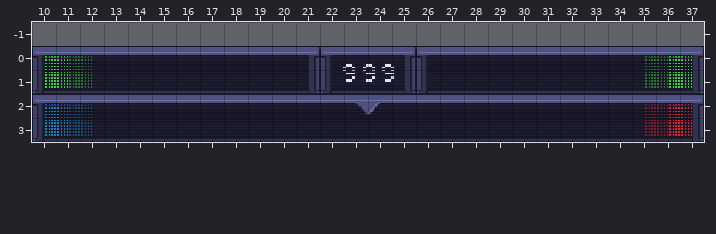
An edit to a level. Tiled map, assets/hud2.tmx. That is the earlier state.
Cells are 16x16 px. Shown: x 10..37, y -1..3.
After the commit:
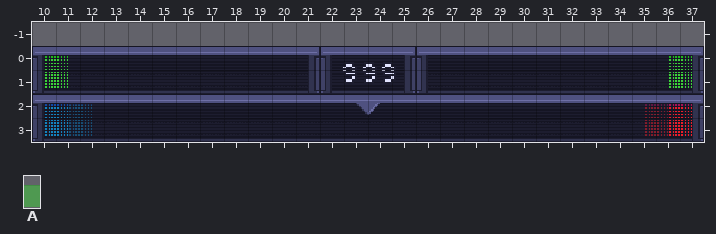
Key: from "hud-bars": A 6.
Objects are placed by their top-left corner, in cells (3,4 is the top-left corner of cell 3,4); size is 1x1 cell unless given.
From old to new:
Layer "HPBar":
changed: A at 35.5,-0.1 size 1x2 -> A at 36.5,-0.1 size 1x2
changed: A at 11.5,-0.1 size 1x2 -> A at 10.5,-0.1 size 1x2
Boxes around the changes in both pictures, in picture pixels (x1, y1, x2, y2):
changed: (69, 56, 92, 88)
changed: (645, 56, 668, 88)
